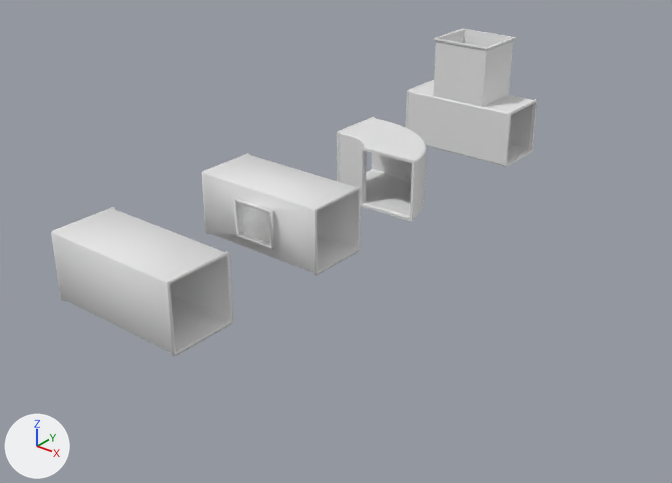
The Blender file Modelos/Blends/industria lucas.blend: old version first, new version second.
Camera for both pictures: a 50 mm lens placed at (8.4, -3.01, 4.21), pointed at (2.78, 4.01, -0.14). Every picture has the same lights, and +X, +Y and +Z are marked at lower left.

The first picture shows 'DutoVentilacao', 'DutoVentilacao.001', 'DutoVentilacao.002', 'DutoVentilacao.003'.
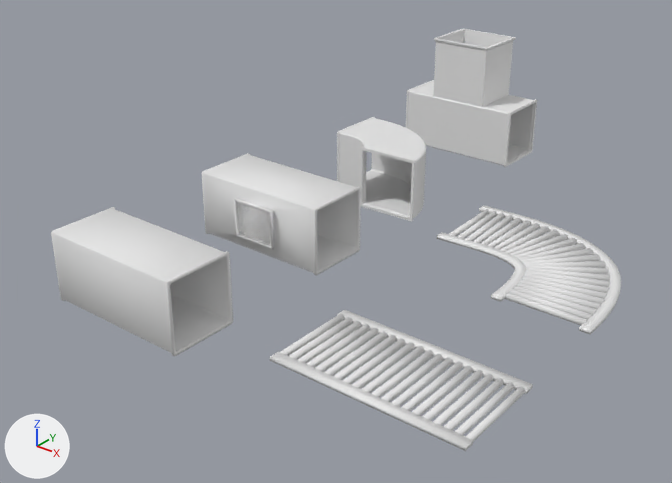
Boxes [x1, y1, x2, y2] around the edits, measured in the pictures (672 x 483 px):
```json
{"object": "Esteira", "change": "added", "after": [280, 314, 525, 441]}
{"object": "Esteira.Curva", "change": "added", "after": [449, 209, 610, 325]}
{"object": "Esteira.Lado", "change": "added", "after": [270, 310, 533, 451]}
{"object": "Esteira.Curva.Lado", "change": "added", "after": [437, 205, 621, 334]}
```

Scene script edits in JSON lines:
```json
{"op": "add", "block": "me_cube_009", "code": ["me_cube_009 = bpy.data.meshes.new('Cube.009')", "me_cube_009.from_pydata(...)  # a 10-sided cylinder along y spanning x -1.042..-0.982, y -1.676..-0.917, z 0.137..0.201", "me_cube_009.polygons.foreach_set('use_smooth', [True] * 12)"]}
{"op": "add", "block": "me_cube_008", "code": ["me_cube_008 = bpy.data.meshes.new('Cube.008')", "me_cube_008.from_pydata(...)  # 336 vertices, 332 faces; spans x -1.19..1.19, y -0.48..0.48, z 0.15..0.18"]}
{"op": "add", "block": "me_cube_006", "code": ["me_cube_006 = bpy.data.meshes.new('Cube.006')", "me_cube_006.from_pydata(...)  # a box spanning x -0.9..0.9, y -0.48..-0.38, z 0.15..0.18; a box spanning x -0.9..0.9, y 0.38..0.48, z 0.15..0.18"]}
{"op": "add", "block": "me_cube_003", "code": ["me_cube_003 = bpy.data.meshes.new('Cube.003')", "me_cube_003.from_pydata(...)  # a 10-sided cylinder along y spanning x -0.886..-0.826, y -0.38..0.38, z 0.137..0.201", "me_cube_003.polygons.foreach_set('use_smooth', [True] * 12)"]}
{"op": "add", "block": "cu_béziercurve", "code": ["cu_béziercurve = bpy.data.curves.new('BézierCurve', 'CURVE')", "cu_béziercurve.dimensions = '3D'", "_sp = cu_béziercurve.splines.new('BEZIER'); _sp.bezier_points.add(2)", "_sp.bezier_points.foreach_set('co', [-1.0, 0.098, 0.0, 0.147, -0.111, 0.0, 0.431, -1.084, 0.0])", "_sp.bezier_points.foreach_set('handle_left', [-1.175, 0.0944, 0.0, -0.204, 0.189, 0.0, 0.433, -0.966, 0.0])", "_sp.bezier_points.foreach_set('handle_right', [-0.712, 0.104, 0.0, 0.448, -0.368, 0.0, 0.422, -1.425, 0.0])", "for _p, _l, _r in zip(_sp.bezier_points, ['ALIGNED', 'ALIGNED', 'ALIGNED'], ['ALIGNED', 'ALIGNED', 'ALIGNED']): _p.handle_left_type = _l; _p.handle_right_type = _r", "_sp.order_u = 0", "_sp.order_v = 0", "cu_béziercurve.use_path = True", "cu_béziercurve.fill_mode = 'FULL'"]}
{"op": "add", "block": "ob_esteira_curva", "code": ["ob_esteira_curva = bpy.data.objects.new('Esteira.Curva', me_cube_009)", "ob_esteira_curva.location = (6.01, 5.9, 0.0)", "_m = ob_esteira_curva.modifiers.new('Array', 'ARRAY')", "_m.fit_type = 'FIT_CURVE'", "_m.count = 20", "_m.curve = ob_béziercurve", "_m.relative_offset_displace = (1.5, 0.0, 0.0)", "_m = ob_esteira_curva.modifiers.new('Curve', 'CURVE')", "_m.object = ob_béziercurve"]}
{"op": "add", "block": "ob_béziercurve", "code": ["ob_béziercurve = bpy.data.objects.new('BézierCurve', cu_béziercurve)", "ob_béziercurve.location = (5.0, 4.6, 0.0)"]}
{"op": "add", "block": "ob_esteira_curva_lado", "code": ["ob_esteira_curva_lado = bpy.data.objects.new('Esteira.Curva.Lado', me_cube_008)", "ob_esteira_curva_lado.location = (6.09, 4.6, 0.0)", "_m = ob_esteira_curva_lado.modifiers.new('Curve', 'CURVE')", "_m.object = ob_béziercurve"]}
{"op": "add", "block": "ob_esteira_lado", "code": ["ob_esteira_lado = bpy.data.objects.new('Esteira.Lado', me_cube_006)", "ob_esteira_lado.location = (5.0, 2.0, 0.0)"]}
{"op": "add", "block": "ob_esteira", "code": ["ob_esteira = bpy.data.objects.new('Esteira', me_cube_003)", "ob_esteira.location = (5.0, 2.0, 0.0)", "_m = ob_esteira.modifiers.new('Array', 'ARRAY')", "_m.count = 20", "_m.relative_offset_displace = (1.5, 0.0, 0.0)"]}
```
